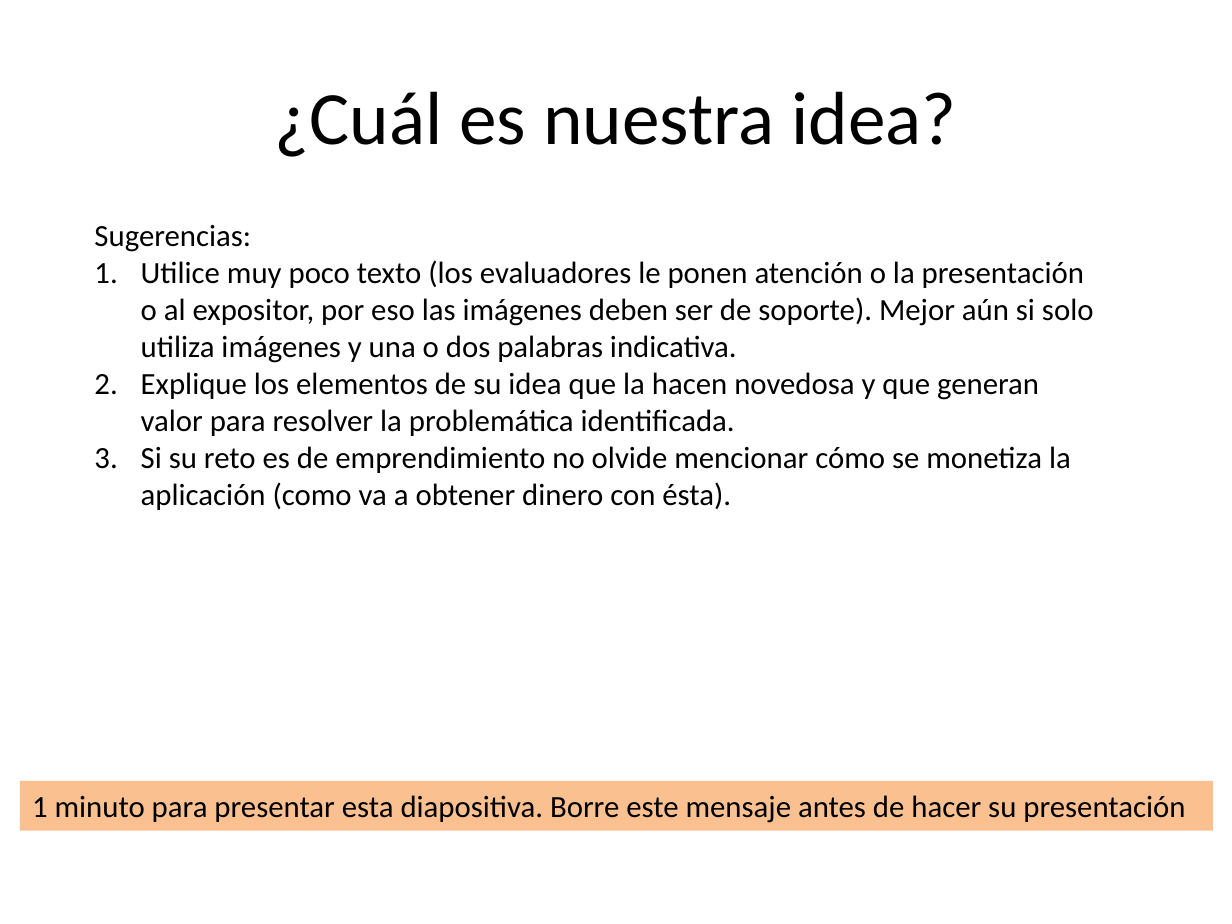
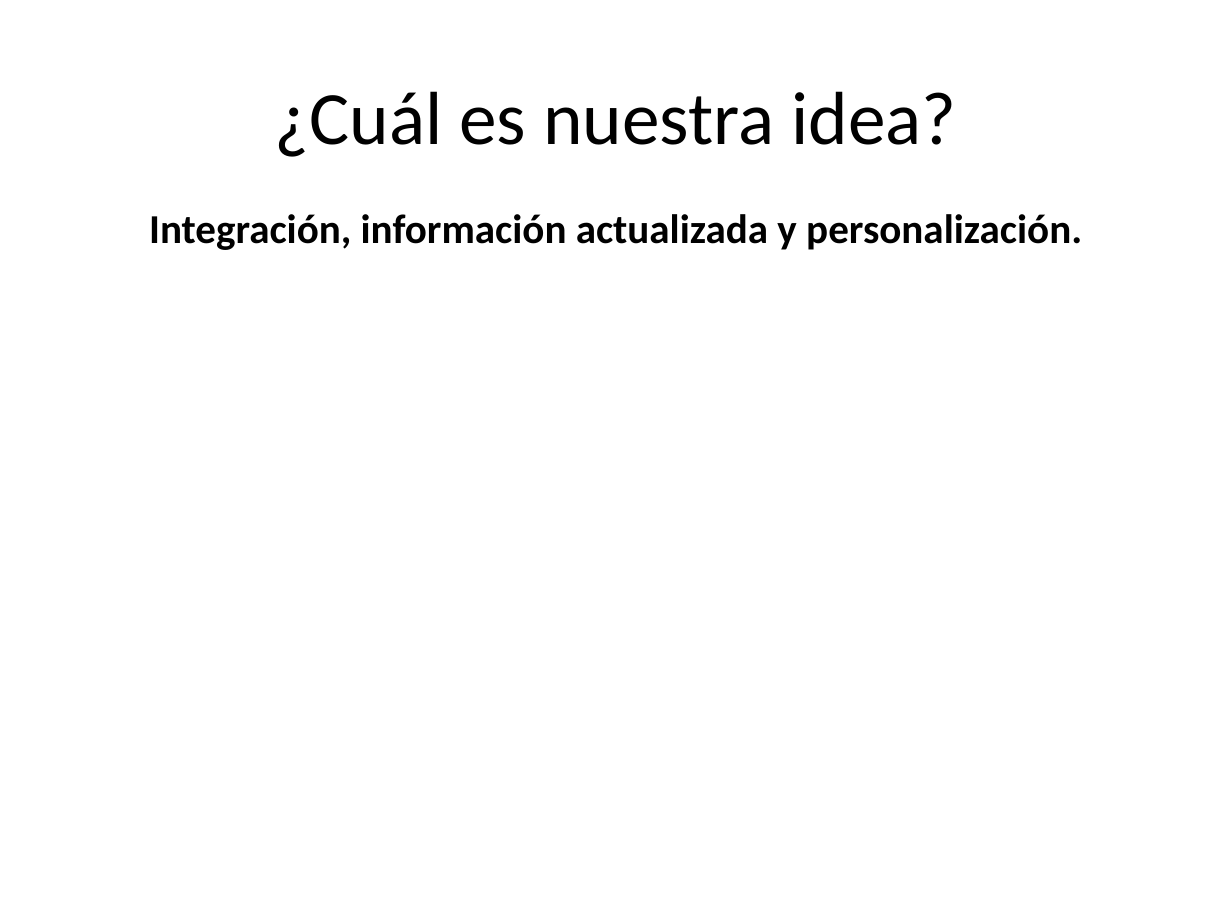
Before and after one commit to anfesmo/Drogas5aConvocatoria, a slide deck: slide 3 of CorabastosUnClick.pptx. Drawn at 1232x924 pixels with LibreOffice and Linux fonts; fonts in the diff are those of the drawing. Boxes give left, top, right and bottom in pixels: in the first picture for what was removed or moved away, otherwise in the second. Text is boxed around its words. In the diff, an @@ line names an element or a change of style, - is before the commit and + after.

```diff
--- a/CorabastosUnClick.pptx
+++ b/CorabastosUnClick.pptx
@@ text at (149, 214, 1082, 250): text changed; size 18 to 24 pt; bold on @@
-Sugerencias:
-1. Utilice muy poco texto (los evaluadores le ponen atención o la presentación o al expositor, por eso las imágenes deben ser de soporte). Mejor aún si solo utiliza imágenes y una o dos palabras indicativa.
-2. Explique los elementos de su idea que la hacen novedosa y que generan valor para resolver la problemática identificada.
-3. Si su reto es de emprendimiento no olvide mencionar cómo se monetiza la aplicación (como va a obtener dinero con ésta).
+Integración, información actualizada y personalización.
@@ rectangle removed at (20, 781, 1212, 830) @@
-1 minuto para presentar esta diapositiva. Borre este mensaje antes de hacer su presentación
```
Also in this commit, not shown: 1 other slide changed, 4 other files.
